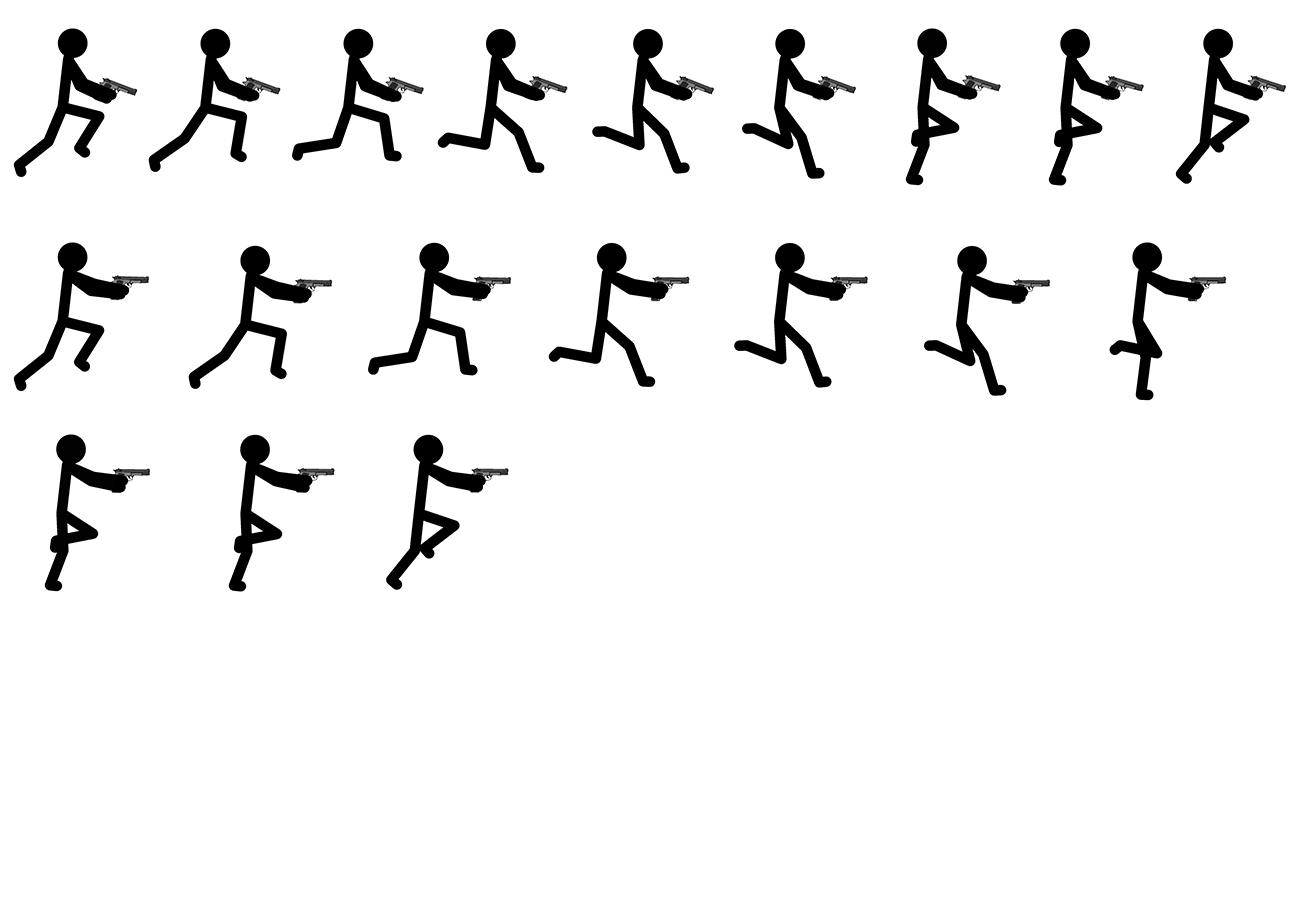
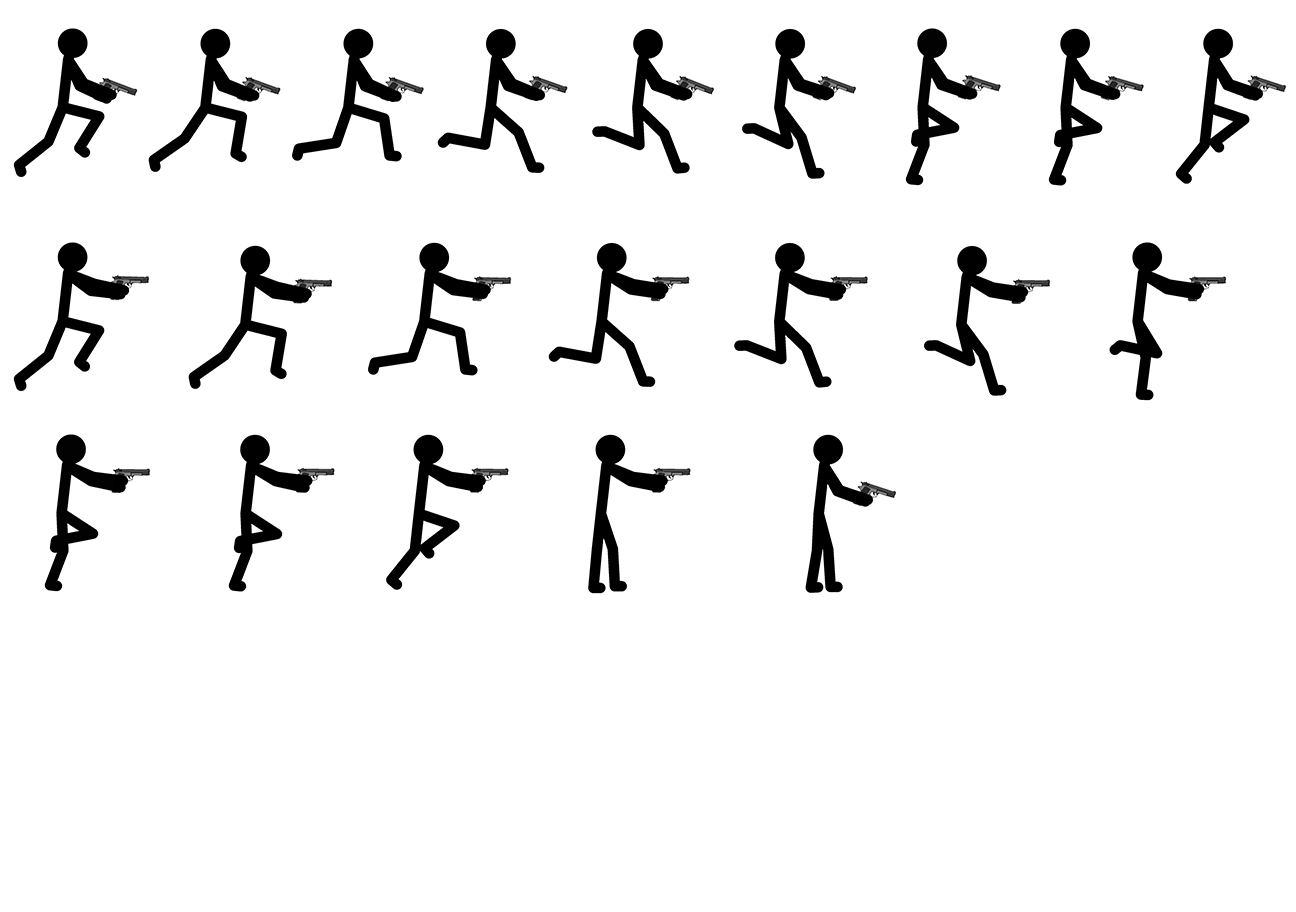
The second 1296 x 912 image is a revision of the first. Changes to its layers:
added layer "running10" above "runningfiring9" over [805, 434, 896, 593]
added layer "runningfiring9" (1st of 2) above "running5" over [588, 434, 691, 594]
